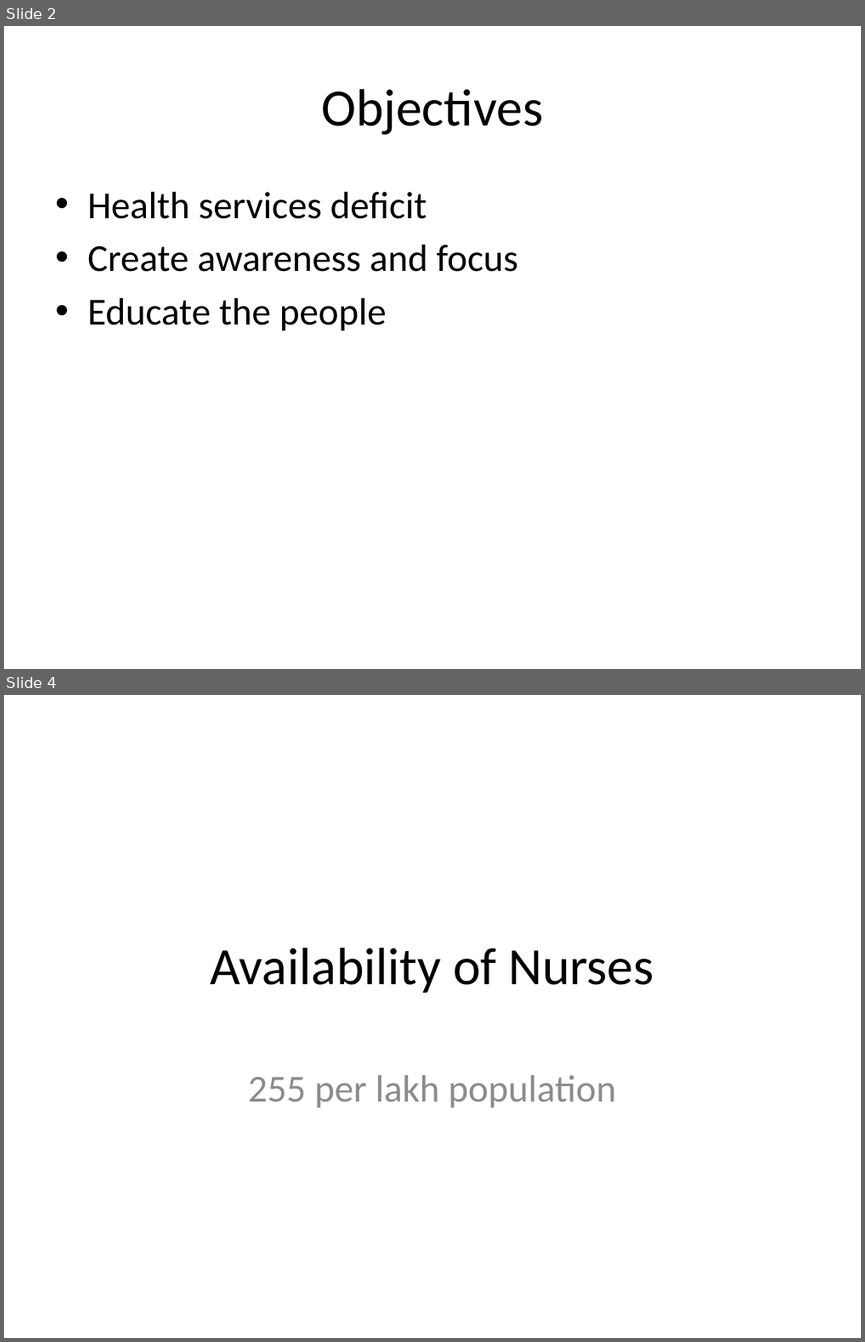
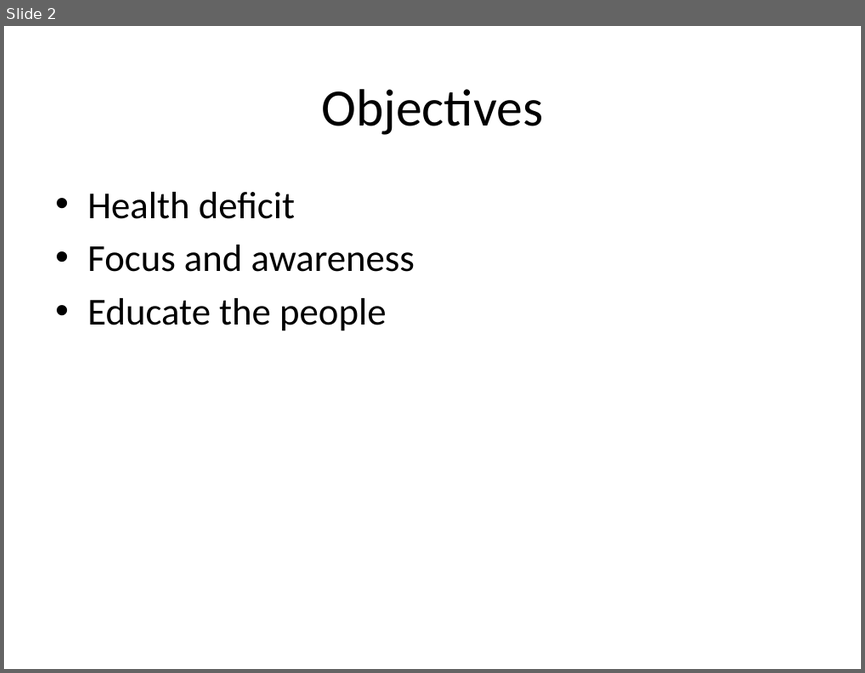
Before and after one commit to saravananselvamani/heathavailability, a slide deck: public/hackathon.pptx. Shown one above the other, each under a label of ours: slides 2 and 4 before the commit, slide 2 after it; the slides between them are not shown. The pictures are 865x1342 and 865x673 pixels, drawn with LibreOffice and Linux fonts; fonts in the diff are those of the drawing. Boxes give left, top, right and bottom in pixels: in the first picture for what was removed or moved away, otherwise in the second. Text is boxed around its words. In the diff, an @@ line names an element or a change of style, - is before the commit and + after.

```diff
--- a/public/hackathon.pptx
+++ b/public/hackathon.pptx
@@ slide 4 removed at (x1=4, y1=695, x2=861, y2=1338), background #FFFFFF @@
@@ title removed at (x1=210, y1=947, x2=653, y2=993) @@
-Availability of Nurses
@@ subtitle removed at (x1=248, y1=1075, x2=617, y2=1107) @@
-255 per lakh population
@@ slide 2 changed as well @@
@@ text at (x1=87, y1=192, x2=415, y2=272): text changed @@
-• Health services deficit
-• Create awareness and focus
+• Health deficit
+• Focus and awareness
```
Also in this commit, not shown: 3 other slides changed, 4 slides added, 2 other slides removed.
